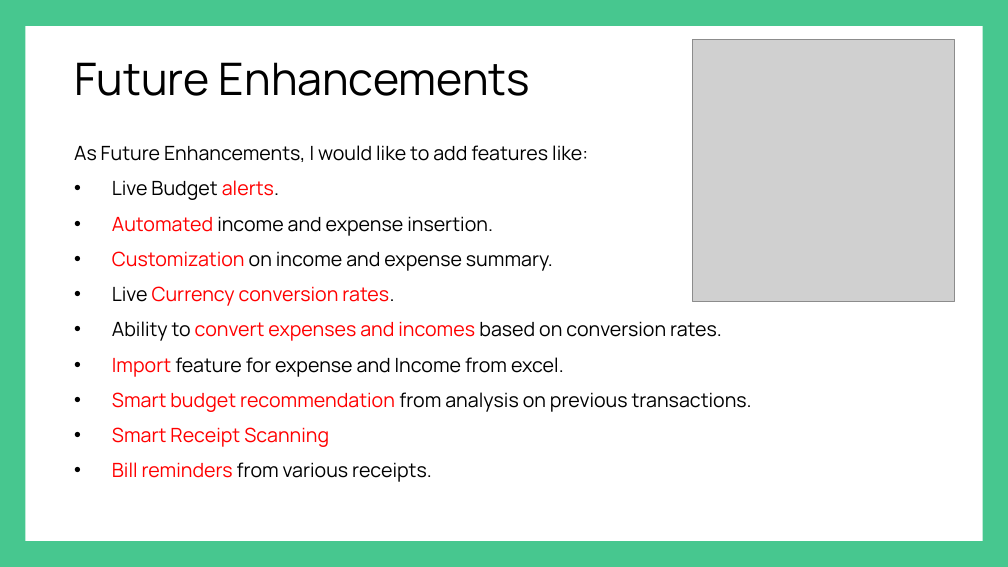
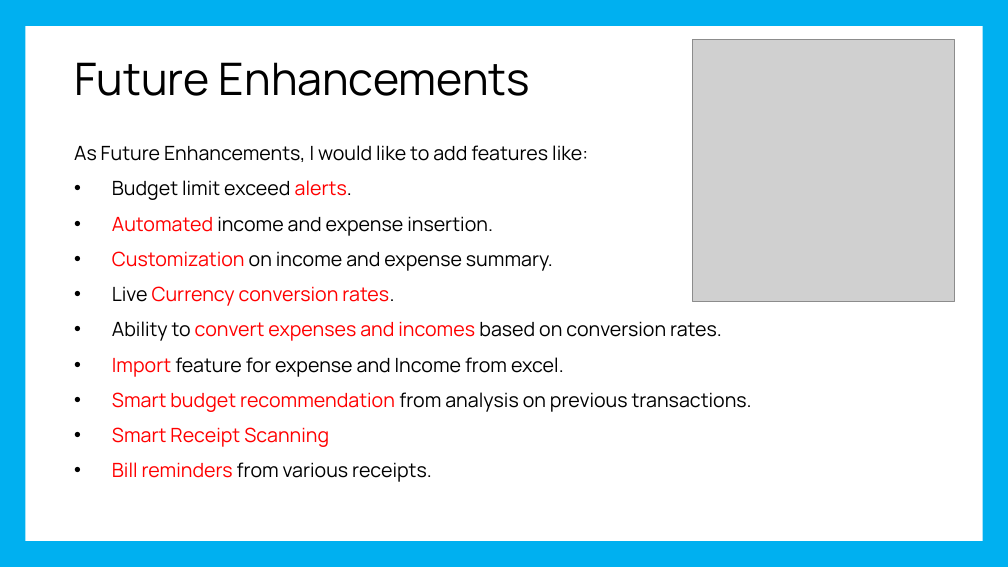
Before and after one commit to nithin200051/ExpenseManager, a slide deck: slide 13 of ExpenseManager-main/Project Presentation/Expense PPT.pptx. Drawn at 1008x567 pixels with LibreOffice and Linux fonts; fonts in the diff are those of the drawing; grey boxes stand for pictures. Boxes give left, top, right and bottom in pixels: in the first picture for what was removed or moved away, otherwise in the second. Text is boxed around its words. In the diff, an @@ line names an element or a change of style, - is before the commit and + after.

```diff
--- a/ExpenseManager-main/Project Presentation/Expense PPT.pptx
+++ b/ExpenseManager-main/Project Presentation/Expense PPT.pptx
@@ background #47C78F to #00B0F0 @@
@@ text at (112, 180, 352, 200): text changed @@
-• Live Budget alerts.
+• Budget limit exceed alerts.
```
Also in this commit, not shown: 13 other slides changed.
